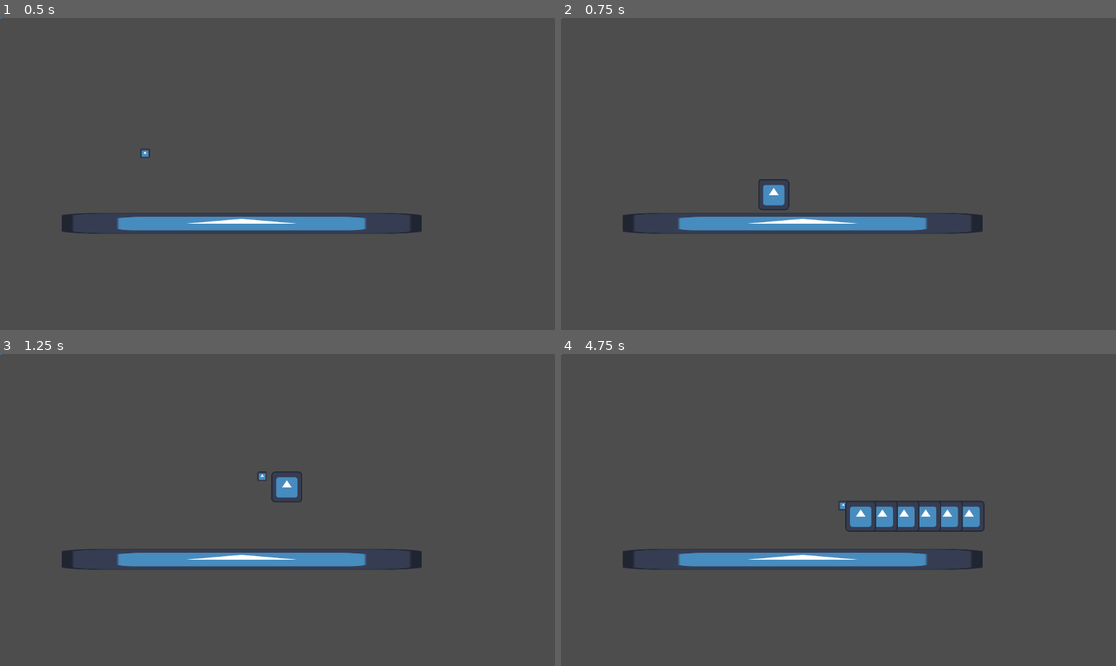
Above: before the commit, frames 1-4 (two rows, left to right).
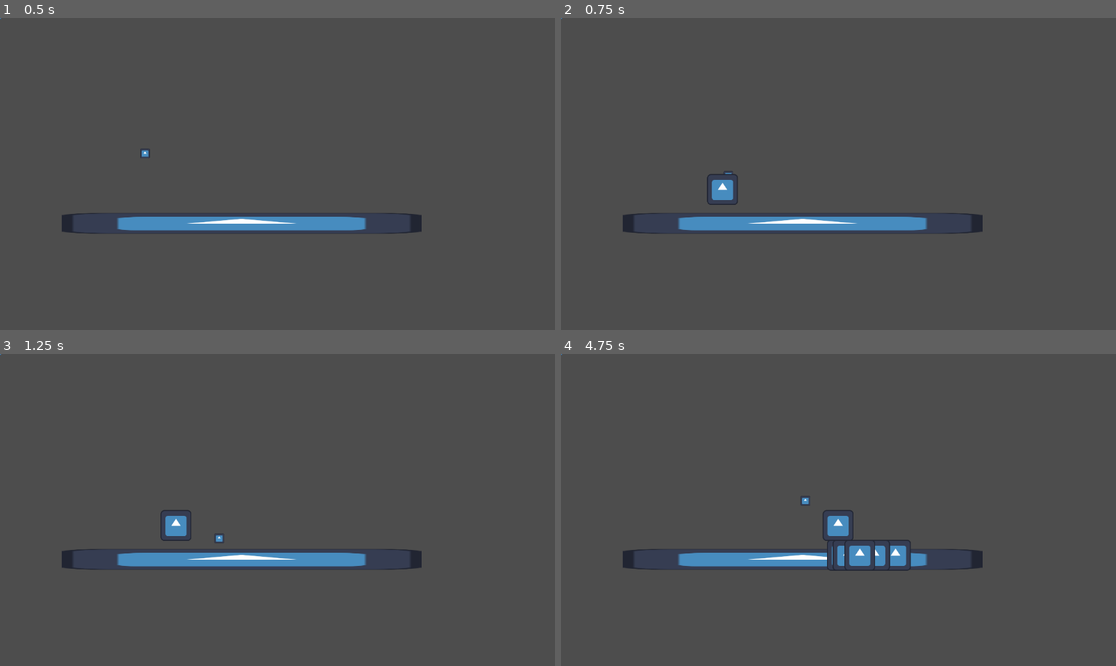
Above: after the commit, the same moments.

Repository: mathkimchi/PeddieHacks2025
Game: Godot game, scene res://Scenes/world.tscn
The game is run twice, just before and just after one commit, with the same random seed, the same clock (stepped at 60 frames per second) and the same inputs. The engine's default icon, where the game draws it, is replaced by a stand-in: a white triangle on a blue panel in a dark square.
Inputs (mouse positions are in pixels of both pictures, inside the frame that each line leads up to):
- Up to frame 1 (0.5 s): no input
- Up to frame 2 (0.75 s): move the mouse to (960, 158) at 0.52 s; hold D (ui_right) from 0.53 s (still down); click (960, 158) at 0.6 s
- Up to frame 3 (1.25 s): keep holding D (ui_right); tap W (ui_up) at 0.77 s
- Up to frame 4 (4.75 s): move the mouse to (727, 525) at 1.27 s; click (727, 525) at 1.35 s; tap W (ui_up) at 1.52, 3.02, 3.77, 4.52 s; move the mouse to (894, 441) at 2.02 s; release D (ui_right) at 2.03 s; hold A (ui_left) 2.03-2.78 s; click (894, 441) at 2.1 s; move the mouse to (810, 572) at 2.77 s; hold D (ui_right) 2.78-4.28 s; click (810, 572) at 2.85 s; move the mouse to (1005, 556) at 3.52 s; click (1005, 556) at 3.6 s; move the mouse to (672, 463) at 4.27 s; hold A (ui_left) from 4.28 s (still down); click (672, 463) at 4.35 s

Frame 1 is identical in both runs. In frame 2, 0.7% of the frame differs, in the area x 26-42%, y 48-62%; in frame 3, 0.7%; in frame 4, 2.7%, in the area x 43-77%, y 45-70%.

Commit message:
put poop bullets under world instead of player

Diff:
--- /dev/null
+++ b/Scenes/cow.gd
@@ -0,0 +1,16 @@
+extends CharacterBody2D
+
+# define world constants
+@export var gravity = -800
+
+# Called when the node enters the scene tree for the first time.
+func _ready() -> void:
+	pass
+
+# Called every frame. 'delta' is the elapsed time since the previous frame.
+func _process(delta: float) -> void:
+	if !is_on_floor():
+		velocity.y -= delta*gravity
+
+
+	move_and_slide()
--- /dev/null
+++ b/Scenes/cow.tscn
@@ -0,0 +1,16 @@
+[gd_scene load_steps=4 format=3 uid="uid://che2dpgx37848"]
+
+[ext_resource type="Script" uid="uid://m71076gthrlb" path="res://Scenes/cow.gd" id="1_asfwn"]
+[ext_resource type="Texture2D" uid="uid://3mx4150x8fiu" path="res://icon.svg" id="1_ss0fy"]
+
+[sub_resource type="RectangleShape2D" id="RectangleShape2D_asfwn"]
+
+[node name="Cow" type="CharacterBody2D"]
+script = ExtResource("1_asfwn")
+
+[node name="Icon" type="Sprite2D" parent="."]
+scale = Vector2(0.15625, 0.15625)
+texture = ExtResource("1_ss0fy")
+
+[node name="CollisionShape2D" type="CollisionShape2D" parent="."]
+shape = SubResource("RectangleShape2D_asfwn")
--- a/Scenes/poopGun/poop_gun.gd
+++ b/Scenes/poopGun/poop_gun.gd
@@ -5,8 +5,9 @@
 func shoot():
 	if Input.is_action_just_pressed('shoot'):
 		bullet = poopBullet.instantiate() # just assignment
-		add_child(bullet) #adds the bullet as a child
-		#THIS DOESNT WORK YET BC IT IS ATTACHED TO PLAYER AND NOT WORLD
+		# add the bullet under the world instead of player to not be relative to player position
+		get_node("/root/World").add_child(bullet)
+		bullet.global_position = self.global_position
 
 func _physics_process(delta: float) -> void:
 	shoot()
Not shown, added: Scenes/cow.gd.uid
